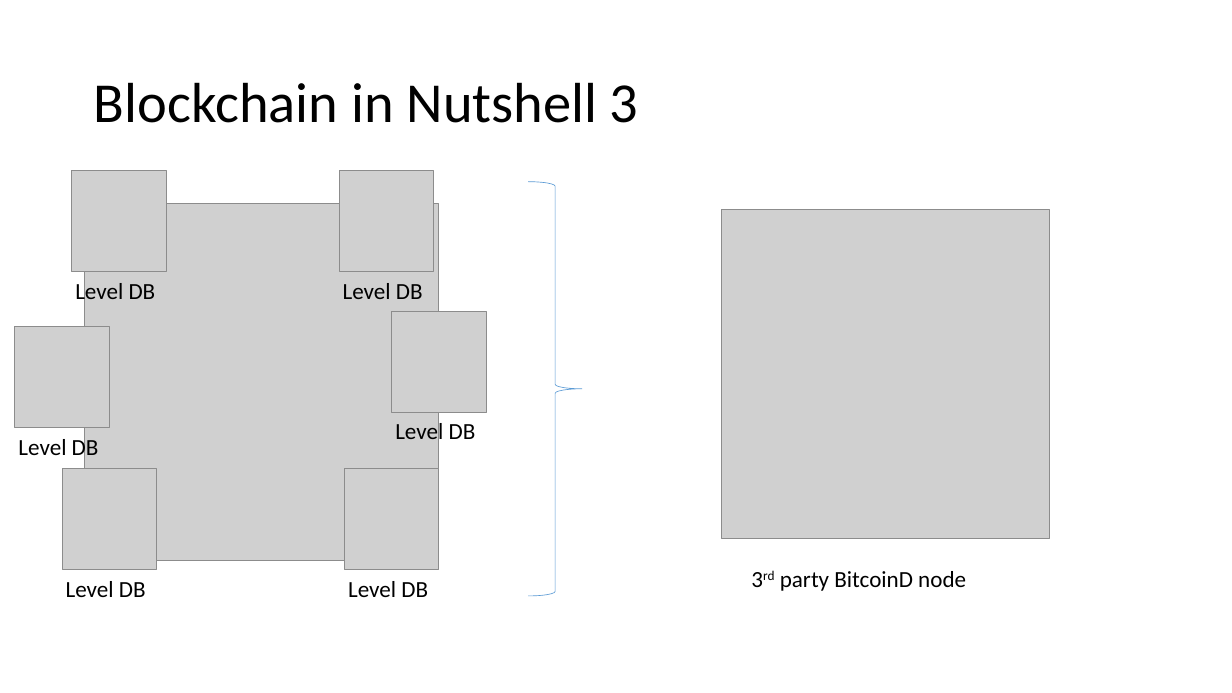
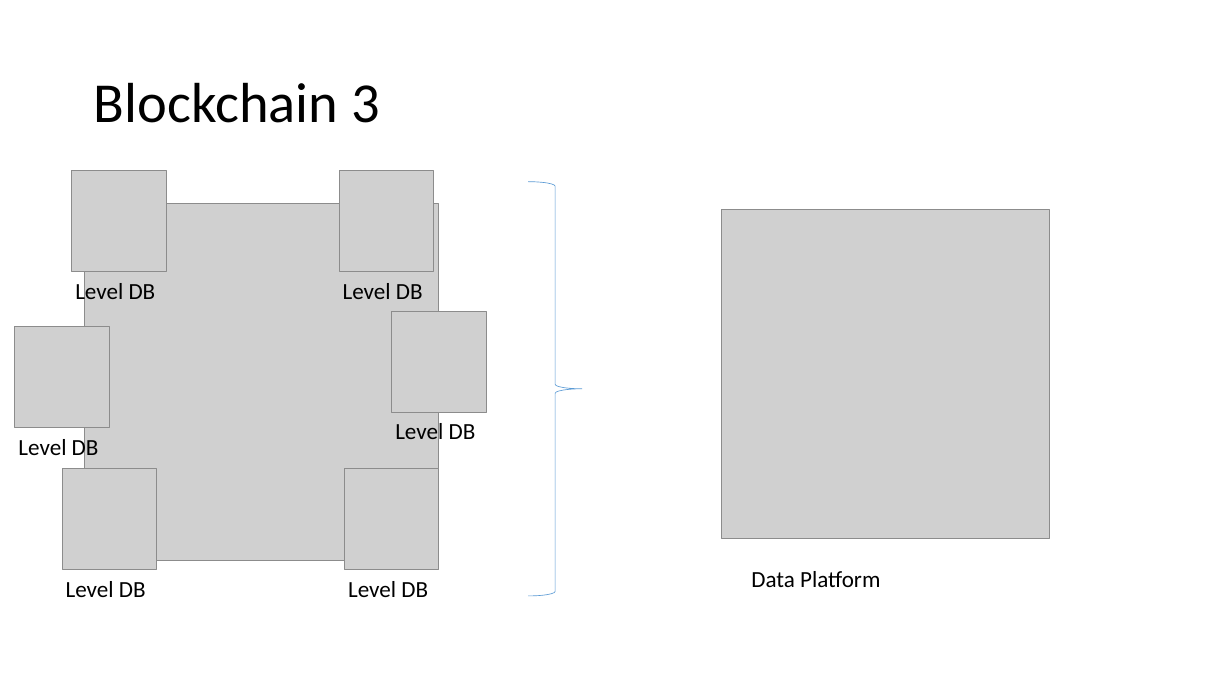
Before and after one commit to igorbarinov/blockchainnow, a slide deck: slide 5 of presentation/blockchain_now.pptx. Drawn at 1232x693 pixels with LibreOffice and Linux fonts; fonts in the diff are those of the drawing; grey boxes stand for pictures. Boxes give left, top, right and bottom in pixels: in the first picture for what was removed or moved away, otherwise in the second. Text is boxed around its words. In the diff, an @@ line names an element or a change of style, - is before the commit and + after.

```diff
--- a/presentation/blockchain_now.pptx
+++ b/presentation/blockchain_now.pptx
@@ title at (x1=94, y1=82, x2=380, y2=123): text changed @@
-Blockchain in Nutshell 3
+Blockchain 3
@@ text at (x1=751, y1=571, x2=880, y2=587): text changed @@
-3rd party BitcoinD node
+Data Platform
```
Also in this commit, not shown: 7 other slides changed, 4 other files.
